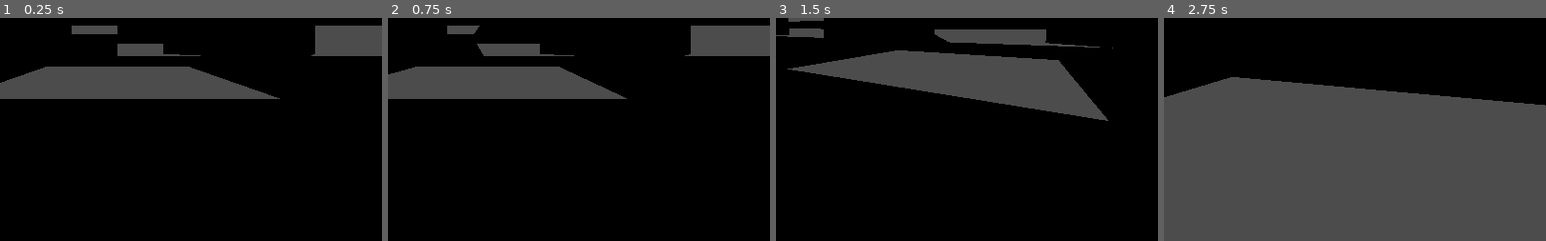
Above: before the commit, frames 1-4 (left to right).
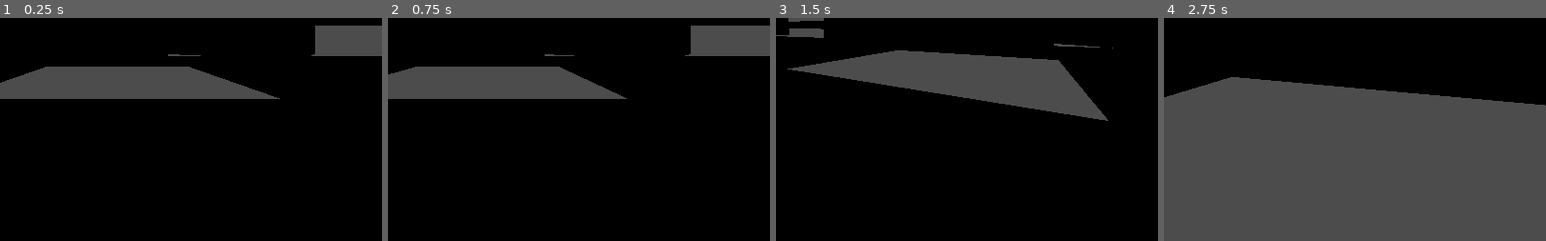
Above: after the commit, the same moments.

Repository: HenryWConklin/Total-Library
Game: Godot game, scene res://rooms/PortalPlaneTest.tscn
Two runs of this game, one before a commit and one after it. Both use one fixed random seed, a clock stepped at 60 frames per second and the inputs below. This scene is started directly instead of the project's main scene.
Inputs (mouse positions are % of the whole screen's width and height, from its top left):
- Up to frame 1 (0.25 s): no input
- Up to frame 2 (0.75 s): tap Enter at 0.5 s; move the mouse to (72, 45) at 0.52 s; hold D (move_right) from 0.53 s (still down); click (72, 45) at 0.67 s
- Up to frame 3 (1.5 s): move the mouse to (45, 50) at 1.27 s; release D (move_right) at 1.28 s; hold W (move_forward) from 1.28 s (still down)
- Up to frame 4 (2.75 s): keep holding W (move_forward); move the mouse to (52, 48) at 2.02 s
The pictures show only the part of the screen within x 35-85%, y 45-95%; the shares and areas given below are measured in that part.

The runs differ from the first frame. In frame 1, 1.1% of the frame differs, in the area x 18-44%, y 3-18%; in frame 2, 1.2%; in frame 3, 1.8%, in the area x 41-73%, y 5-13%; in frame 4, nothing differs.

Commit message:
Use the active camera from portal plane script, misc tweaks to portal plane script, test with more portals

Diff:
--- a/props/PortalPlane.gd
+++ b/props/PortalPlane.gd
@@ -7,38 +7,36 @@
 # Tips:
 # If the drawing is fading to white, turn on the force sRGB flag in the material
 
-# Path to the main camera, or other object to track the portal's rendering to
-export(NodePath) var main_camera: NodePath
 
 # Position offset from the portal plane itself to other end of the "portal"
 export(Vector3) var render_offset: Vector3 = Vector3(0,0,0)
 
-export(Vector2) var portal_size: Vector2 = Vector2(2,2) setget set_portal_size, get_portal_size
+export(Vector2) var portal_size: Vector2 = Vector2(2,2) setget set_portal_size
 
 export(float, 0.0, 1000) var viewport_pixels_per_unit: float = 100 setget set_viewport_ppu
 
 func _ready():
-	set_portal_size(portal_size)
+	update_portal_size()
+
+func update_portal_size():
+	if self.viewport_node != null:
+		self.viewport_node.size = portal_size * viewport_pixels_per_unit
+	if self.display_node != null:
+		self.display_node.scale = Vector3(portal_size.x, portal_size.y, 1)
 
 func set_portal_size(size: Vector2):
-	if self.viewport_node != null:
-		self.viewport_node.size = size * viewport_pixels_per_unit
-		self.display_node.scale = Vector3(size.x, size.y, 1)
 	portal_size = size
-
-func get_portal_size():
-	return Vector2(display_node.scale.x, display_node.scale.y)
+	update_portal_size()
 
 func set_viewport_ppu(ppu):
-	self.viewport_node.size = get_portal_size() * ppu
 	viewport_pixels_per_unit = ppu
+	update_portal_size()
 
 func _process(_delta):
 	if not Engine.editor_hint:
-		var local_pos = to_local(get_node(main_camera).global_transform.origin)
-		local_pos.y += 1.2
+		var local_pos = to_local(get_viewport().get_camera().global_transform.origin)
 		self.camera_node.frustum_offset = Vector2(-local_pos.x, -local_pos.y)
 		self.camera_node.near = local_pos.z
-		self.camera_node.size = get_portal_size().y
+		self.camera_node.size = portal_size.y
 		# Because camera is a child of the viewport, it doesn't inherit the transform from this node
 		self.camera_node.transform = self.transform.translated(local_pos + render_offset)
--- a/props/PortalPlane.tscn
+++ b/props/PortalPlane.tscn
@@ -11,8 +11,6 @@
 resource_local_to_scene = true
 flags_unshaded = true
 flags_albedo_tex_force_srgb = true
-flags_do_not_receive_shadows = true
-flags_disable_ambient_light = true
 albedo_texture = SubResource( 2 )
 
 [node name="PortalPlane" type="Spatial"]
--- a/rooms/PortalPlaneTest.tscn
+++ b/rooms/PortalPlaneTest.tscn
@@ -6,37 +6,71 @@
 
 [node name="Spatial" type="Spatial"]
 
-[node name="LibraryRoom" parent="." instance=ExtResource( 1 )]
+[node name="Player" parent="." instance=ExtResource( 2 )]
+transform = Transform( 1, 0, 0, 0, 1, 0, 0, 0, 1, 0, 0, -10.89 )
 
-[node name="LibraryRoom2" parent="." instance=ExtResource( 1 )]
+[node name="Level" type="Spatial" parent="."]
+
+[node name="LibraryRoom" parent="Level" instance=ExtResource( 1 )]
+
+[node name="LibraryRoom2" parent="Level" instance=ExtResource( 1 )]
 transform = Transform( 1, 0, 0, 0, 1, 0, 0, 0, 1, 20, 0, 0 )
 
-[node name="LibraryRoom3" parent="." instance=ExtResource( 1 )]
+[node name="LibraryRoom3" parent="Level" instance=ExtResource( 1 )]
 transform = Transform( 1, 0, 0, 0, 1, 0, 0, 0, 1, -20, 0, 0 )
 
-[node name="LibraryRoom4" parent="." instance=ExtResource( 1 )]
+[node name="LibraryRoom4" parent="Level" instance=ExtResource( 1 )]
 transform = Transform( 1, 0, 0, 0, 1, 0, 0, 0, 1, 0, 0, 20 )
 
-[node name="LibraryRoom5" parent="." instance=ExtResource( 1 )]
+[node name="LibraryRoom5" parent="Level" instance=ExtResource( 1 )]
 transform = Transform( 1, 0, 0, 0, 1, 0, 0, 0, 1, 0, 0, -20 )
 
-[node name="LibraryRoom6" parent="." instance=ExtResource( 1 )]
+[node name="LibraryRoom6" parent="Level" instance=ExtResource( 1 )]
 transform = Transform( 1, 0, 0, 0, 1, 0, 0, 0, 1, 20, 0, 20 )
 
-[node name="LibraryRoom7" parent="." instance=ExtResource( 1 )]
+[node name="LibraryRoom7" parent="Level" instance=ExtResource( 1 )]
 transform = Transform( 1, 0, 0, 0, 1, 0, 0, 0, 1, 20, 0, -20 )
 
-[node name="LibraryRoom8" parent="." instance=ExtResource( 1 )]
+[node name="LibraryRoom8" parent="Level" instance=ExtResource( 1 )]
 transform = Transform( 1, 0, 0, 0, 1, 0, 0, 0, 1, -20, 0, -20 )
 
-[node name="LibraryRoom9" parent="." instance=ExtResource( 1 )]
+[node name="LibraryRoom9" parent="Level" instance=ExtResource( 1 )]
 transform = Transform( 1, 0, 0, 0, 1, 0, 0, 0, 1, -20, 0, 20 )
 
-[node name="PortalPlane" parent="." instance=ExtResource( 3 )]
+[node name="PortalPlanes" type="Spatial" parent="."]
+
+[node name="PortalPlane-X" parent="PortalPlanes" instance=ExtResource( 3 )]
 transform = Transform( -4.37114e-08, 0, 1, 0, 1, 0, -1, 0, -4.37114e-08, -30, 1.27, 0 )
-main_camera = NodePath("../Player")
 render_offset = Vector3( 0, 0, 20 )
 portal_size = Vector2( 8.5, 2.54 )
+viewport_pixels_per_unit = 25.0
 
-[node name="Player" parent="." instance=ExtResource( 2 )]
-transform = Transform( 1, 0, 0, 0, 1, 0, 0, 0, 1, 0, 0, -10.89 )
+[node name="PortalPlane+X" parent="PortalPlanes" instance=ExtResource( 3 )]
+transform = Transform( -4.37114e-08, 0, -1, 0, 1, 0, 1, 0, -4.37114e-08, 30, 1.27, 0 )
+render_offset = Vector3( 0, 0, 20 )
+portal_size = Vector2( 8.5, 2.54 )
+viewport_pixels_per_unit = 25.0
+
+[node name="PortalPlane-Z" parent="PortalPlanes" instance=ExtResource( 3 )]
+transform = Transform( 1, 0, 0, 0, 1, 0, 0, 0, 1, 0, 1.27, -30 )
+render_offset = Vector3( 0, 0, 20 )
+portal_size = Vector2( 8.5, 2.54 )
+viewport_pixels_per_unit = 25.0
+
+[node name="PortalPlane+Z" parent="PortalPlanes" instance=ExtResource( 3 )]
+transform = Transform( -1, 0, -8.74228e-08, 0, 1, 0, 8.74228e-08, 0, -1, 0, 1.27, 30 )
+render_offset = Vector3( 0, 0, 20 )
+portal_size = Vector2( 8.5, 2.54 )
+viewport_pixels_per_unit = 25.0
+
+[node name="PortalPlane+Z+X" parent="PortalPlanes" instance=ExtResource( 3 )]
+transform = Transform( -1, 0, -8.74228e-08, 0, 1, 0, 8.74228e-08, 0, -1, 20, 1.27, 30 )
+render_offset = Vector3( 20, 0, 20 )
+portal_size = Vector2( 8.5, 2.54 )
+viewport_pixels_per_unit = 50.0
+
+[node name="PortalPlane+Z+X2" parent="PortalPlanes" instance=ExtResource( 3 )]
+transform = Transform( -4.37114e-08, 0, -1, 0, 1, 0, 1, 0, -4.37114e-08, 30, 1.27, 20 )
+render_offset = Vector3( -20, 0, 20 )
+portal_size = Vector2( 8.5, 2.54 )
+viewport_pixels_per_unit = 50.0
